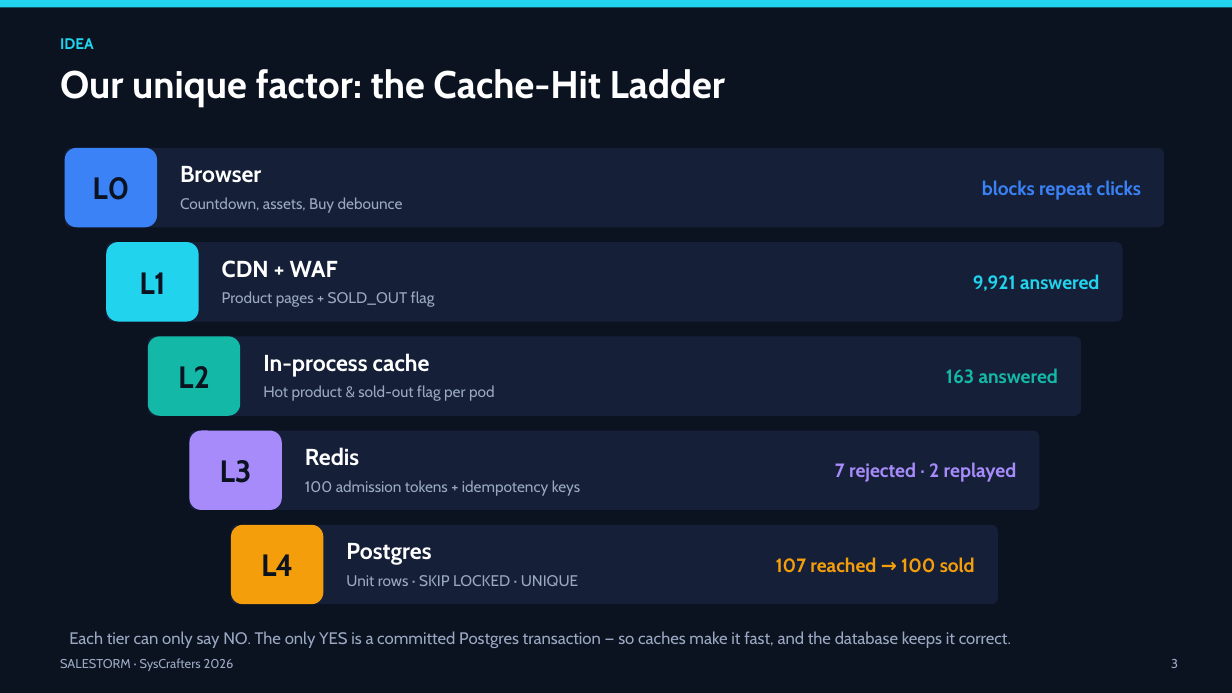
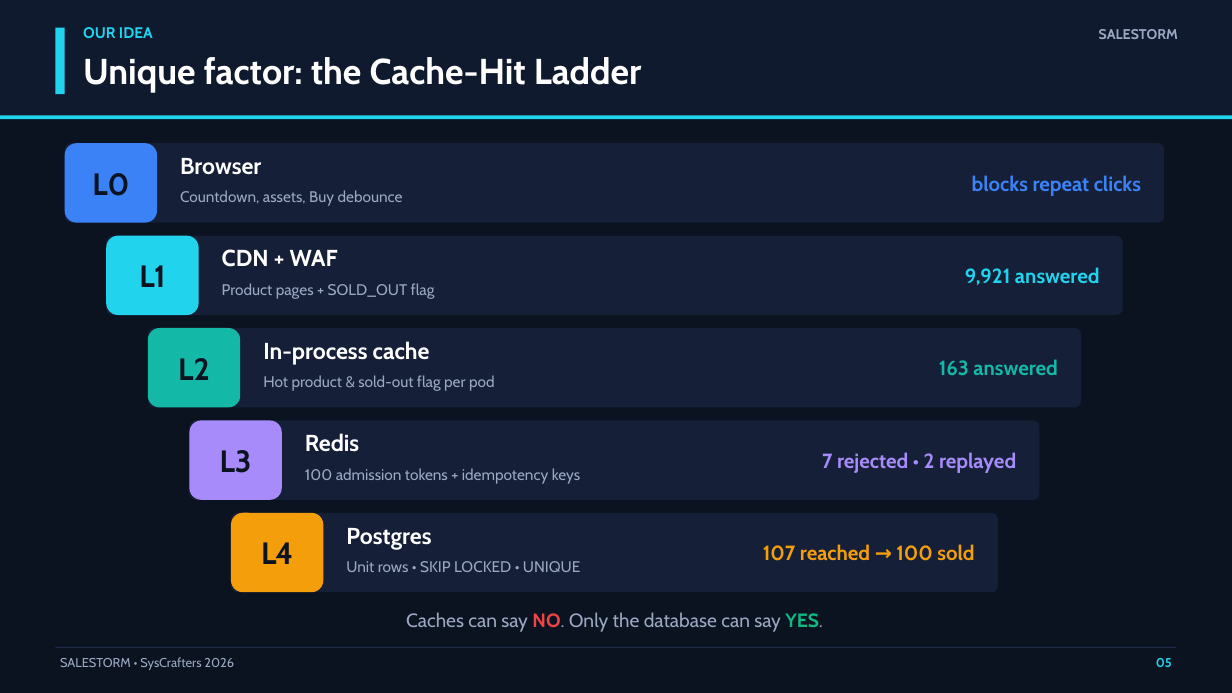
Before and after one commit to sivaangayarkanni/SalesStrom-Ecommerce-platform, a slide deck: slide 5 of 12_Presentation/SALESTORM_Final_Presentation.pptx (slide 3 before the commit). Drawn at 1232x693 pixels with LibreOffice and Linux fonts; fonts in the diff are those of the drawing. Boxes give left, top, right and bottom in pixels: in the first picture for what was removed or moved away, otherwise in the second. Text is boxed around its words. In the diff, an @@ line names an element or a change of style, - is before the commit and + after.

```diff
--- a/12_Presentation/SALESTORM_Final_Presentation.pptx
+++ b/12_Presentation/SALESTORM_Final_Presentation.pptx
@@ rectangle added at (x1=0, y1=0, x2=1232, y2=116), fill #101A2E @@
@@ rectangle added at (x1=55, y1=28, x2=65, y2=94), fill #22D3EE @@
@@ text at (x1=83, y1=27, x2=153, y2=38): text changed @@
-IDEA
+OUR IDEA
@@ text added at (x1=1099, y1=29, x2=1178, y2=39), 11 pt, text #9AA8C2, bold @@
+SALESTORM
@@ text at (x1=83, y1=57, x2=642, y2=93): text changed; size 30 to 28 pt @@
-Our unique factor: the Cache-Hit Ladder
+Unique factor: the Cache-Hit Ladder
@@ rectangle resized from (x1=0, y1=0, x2=1232, y2=7) to (x1=0, y1=116, x2=1232, y2=119) @@
@@ text "Browser" moved from (x1=180, y1=166, x2=261, y2=183) to (x1=180, y1=158, x2=261, y2=175) @@
@@ text "blocks repeat clicks" moved from (x1=982, y1=180, x2=1141, y2=200) to (x1=972, y1=175, x2=1141, y2=196) @@
@@ text "Countdown, assets, Buy debounce" moved from (x1=180, y1=197, x2=403, y2=213) to (x1=180, y1=190, x2=403, y2=206) @@
@@ 4 rounded rectangles, 2 texts moved together from (x1=65, y1=148, x2=1165, y2=322) to (x1=65, y1=143, x2=1165, y2=315) @@
@@ text "9,921 answered" moved from (x1=973, y1=274, x2=1099, y2=291) to (x1=965, y1=267, x2=1100, y2=285) @@
@@ text "CDN + WAF" moved from (x1=222, y1=260, x2=338, y2=278) to (x1=222, y1=249, x2=338, y2=267) @@
@@ text "Product pages + SOLD_OUT flag" moved from (x1=222, y1=291, x2=435, y2=307) to (x1=222, y1=283, x2=435, y2=299) @@
@@ text "163 answered" moved from (x1=946, y1=368, x2=1058, y2=383) to (x1=939, y1=359, x2=1057, y2=375) @@
@@ text "In-process cache" moved from (x1=263, y1=353, x2=430, y2=377) to (x1=263, y1=341, x2=430, y2=365) @@
@@ text "Hot product & sold-out flag ..." moved from (x1=263, y1=385, x2=495, y2=401) to (x1=263, y1=375, x2=495, y2=391) @@
@@ text "Redis" moved from (x1=305, y1=447, x2=359, y2=466) to (x1=305, y1=433, x2=359, y2=452) @@
@@ text "100 admission tokens + idempotency ..." moved from (x1=305, y1=480, x2=580, y2=496) to (x1=305, y1=468, x2=580, y2=484) @@
@@ text at (x1=822, y1=452, x2=1016, y2=473): text changed; size 15 to 16 pt @@
-7 rejected · 2 replayed
+7 rejected • 2 replayed
@@ 6 rounded rectangles, 3 texts moved together from (x1=148, y1=336, x2=1081, y2=604) to (x1=148, y1=328, x2=1081, y2=592) @@
@@ text "Postgres" moved from (x1=346, y1=543, x2=431, y2=565) to (x1=346, y1=528, x2=431, y2=550) @@
@@ size 15 to 16 pt in 4 elements at (x1=972, y1=175, x2=1141, y2=196), (x1=965, y1=267, x2=1100, y2=285), (x1=939, y1=359, x2=1057, y2=375), (x1=763, y1=544, x2=974, y2=561) @@
@@ text "107 reached → 100 sold" moved from (x1=776, y1=557, x2=975, y2=573) to (x1=763, y1=544, x2=974, y2=561) @@
@@ text at (x1=346, y1=561, x2=580, y2=572): text changed @@
-Unit rows · SKIP LOCKED · UNIQUE
+Unit rows • SKIP LOCKED • UNIQUE
@@ rectangle added at (x1=65, y1=610, x2=1165, y2=642), fill #0B1220 @@
@@ text at (x1=406, y1=612, x2=823, y2=632): text changed; size 13 to 15 pt @@
-Each tier can only say NO. The only YES is a committed Postgres transaction — so caches make it fast, and the database keeps it correct.
+Caches can say NO. Only the database can say YES.
@@ rectangle added at (x1=55, y1=647, x2=1177, y2=648), fill #1E2B48 @@
@@ text at (x1=60, y1=657, x2=234, y2=670): text changed @@
-SALESTORM · SysCrafters 2026
+SALESTORM • SysCrafters 2026
@@ text added at (x1=1156, y1=658, x2=1172, y2=667), 10 pt, text #22D3EE, bold @@
+05
@@ text removed at (x1=1171, y1=659, x2=1178, y2=668) @@
-3
```
Also in this commit, not shown: 7 other slides changed, 25 slides added, 10 slides removed, 2 other files.
